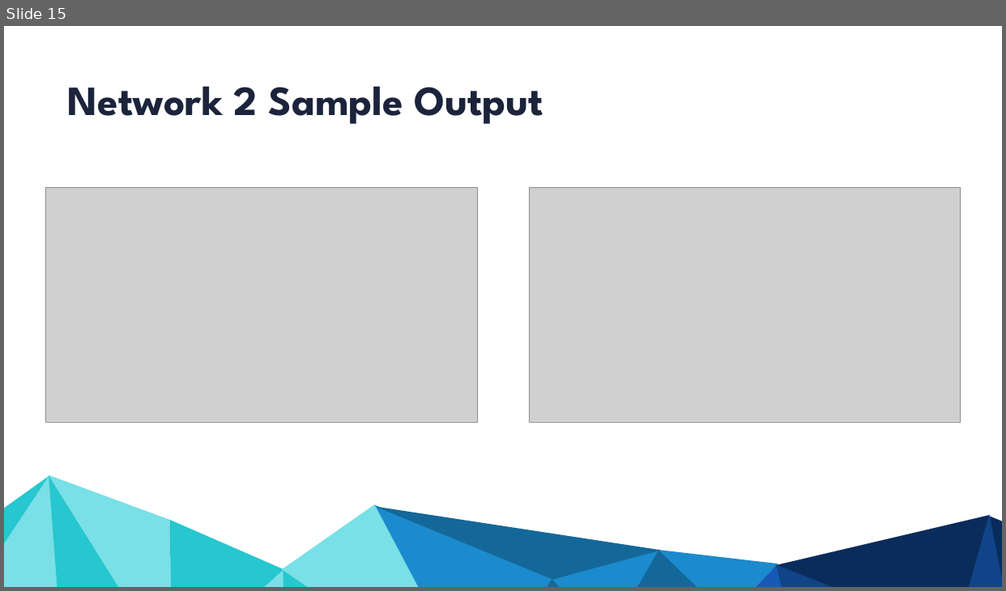
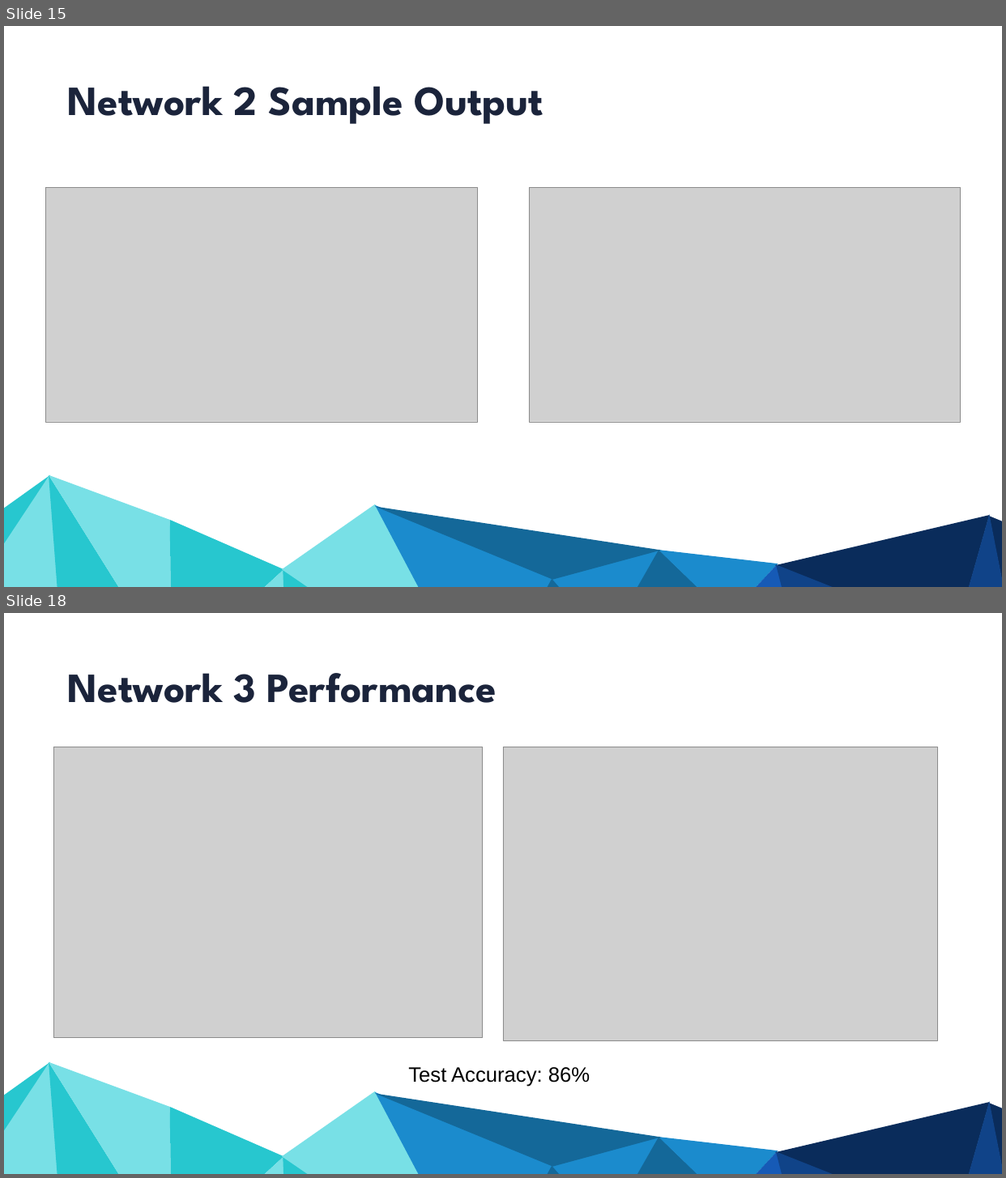
Before and after one commit to NasirKhalid24/Vancouver-Crime-Prediction, a slide deck: Final Presentation.pptx. Shown one above the other, each under a label of ours: slide 15 before the commit, slides 15 and 18 after it; the slides between them are not shown. The pictures are 1006x591 and 1006x1178 pixels, drawn with LibreOffice and Linux fonts; fonts in the diff are those of the drawing; grey boxes stand for pictures. Boxes give left, top, right and bottom in pixels: in the first picture for what was removed or moved away, otherwise in the second. Text is boxed around its words. In the diff, an @@ line names an element or a change of style, - is before the commit and + after.

```diff
--- a/Final Presentation.pptx
+++ b/Final Presentation.pptx
@@ slide 18 added at (4, 613, 1002, 1174), background #FFFFFF; not listed: 19 template elements that a slide beside it also shows @@
@@ text added at (68, 673, 496, 703), 80 pt, text #1B243B, bold @@
+Network 3 Performance
@@ picture added at (53, 747, 483, 1038) @@
@@ picture added at (503, 747, 938, 1041) @@
@@ text added at (408, 1067, 590, 1087), 40 pt, text #000000 @@
+Test Accuracy: 86%
```
Also in this commit, not shown: 1 slide changed, 13 other slides added.
